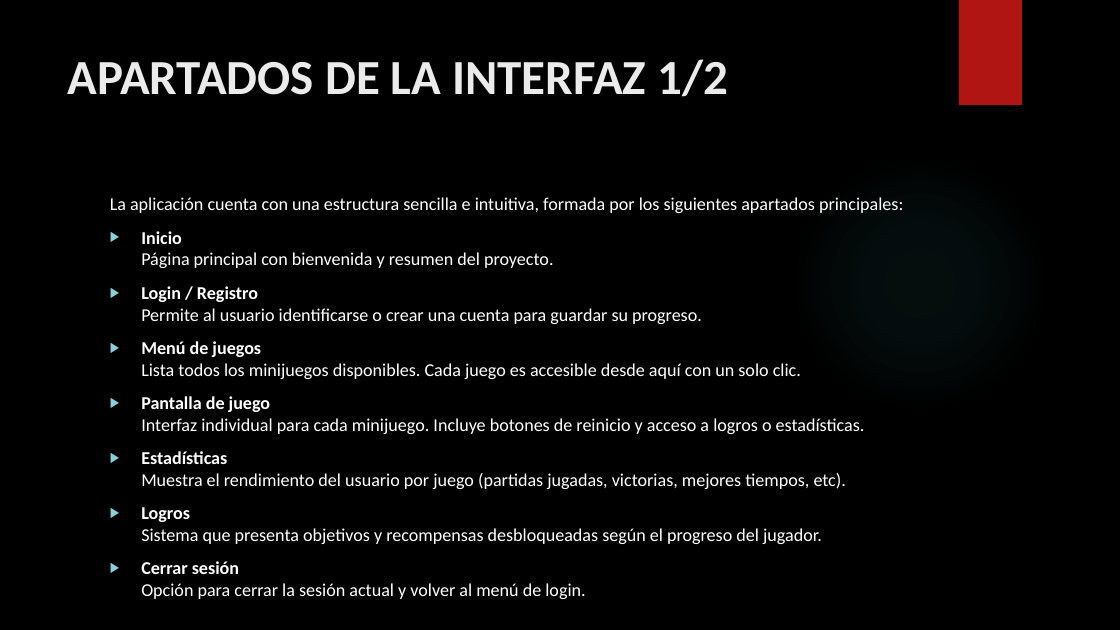
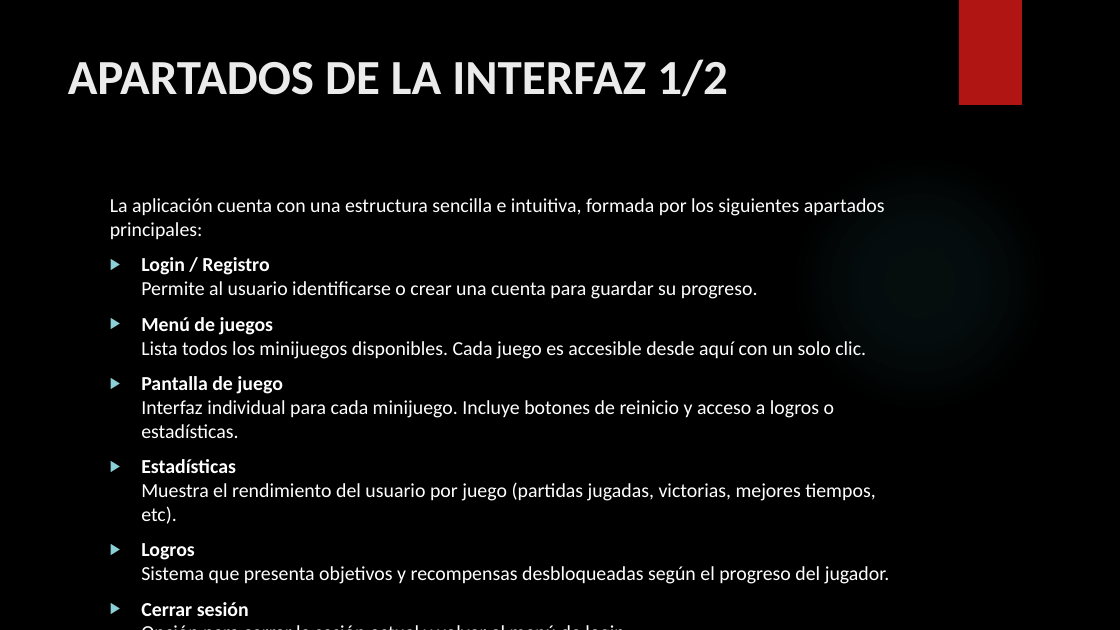
Before and after one commit to manael4/AngelArcade, a slide deck: slide 9 of Presentación Ángel Arcade.pptx. Drawn at 1120x630 pixels with LibreOffice and Linux fonts; fonts in the diff are those of the drawing; background and template pictures are left out. Boxes give left, top, right and bottom in pixels: in the first picture for what was removed or moved away, otherwise in the second. Text is boxed around its words. In the diff, an @@ line names an element or a change of style, - is before the commit and + after.

```diff
--- a/Presentación Ángel Arcade.pptx
+++ b/Presentación Ángel Arcade.pptx
@@ text "La aplicación cuenta con una ..." at <box>110,198,890,584</box>: size 15.5 to 17 pt @@
@@ text at <box>141,231,554,268</box>: paragraph removed @@
-▶ Inicio
-  Página principal con bienvenida y resumen del proyecto.
```
